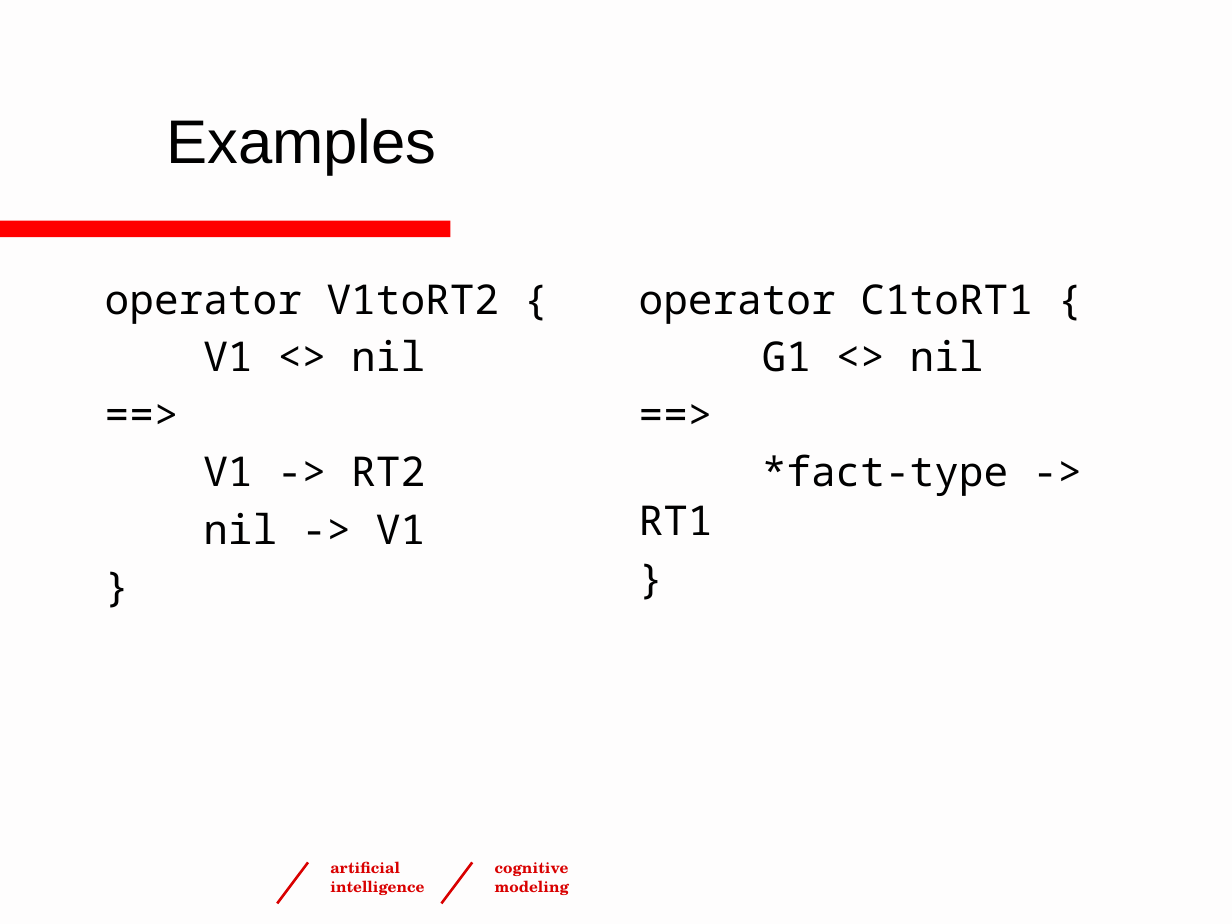
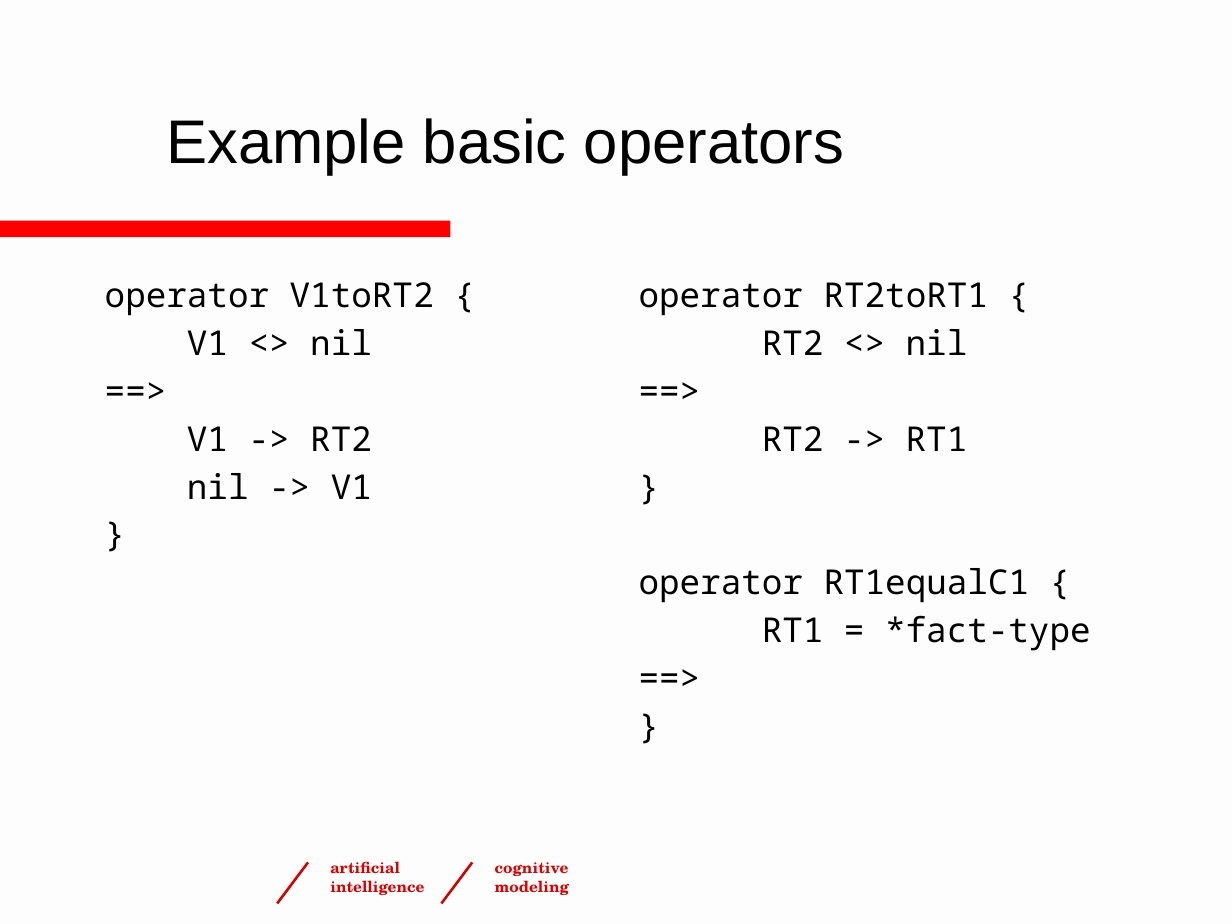
Before and after one commit to ntaatgen/PRIMs-Tutorial, a slide deck: slide 27 of PRIMsTutorial4.pptx (slide 24 before the commit). Drawn at 1232x924 pixels with LibreOffice and Linux fonts; fonts in the diff are those of the drawing; background and template pictures are left out. Boxes give left, top, right and bottom in pixels: in the first picture for what was removed or moved away, otherwise in the second. Text is boxed around its words. In the diff, an @@ line names an element or a change of style, - is before the commit and + after.

```diff
--- a/PRIMsTutorial4.pptx
+++ b/PRIMsTutorial4.pptx
@@ title at box(166, 118, 844, 174): text changed @@
-Examples
+Example basic operators
@@ text "operator V1toRT2 {" at box(105, 282, 434, 499): size 24 to 20 pt @@
@@ text "operator RT2toRT1 {" at box(639, 282, 1091, 651): size 24 to 20 pt in "==>", "}" @@
@@ text at box(639, 282, 988, 355): text changed; size 24 to 20 pt @@
-operator C1toRT1 {
-G1 <> nil
+operator RT2toRT1 {
+RT2 <> nil
@@ text at box(762, 426, 968, 451): text changed; size 24 to 20 pt @@
-*fact-type -> RT1
+RT2 -> RT1
@@ text at box(639, 568, 1091, 651): paragraphs added @@
+operator RT1equalC1 {
+RT1 = *fact-type
+==>
+}
```
Also in this commit, not shown: 2 other slides changed, 9 slides added, 1 slide removed.
